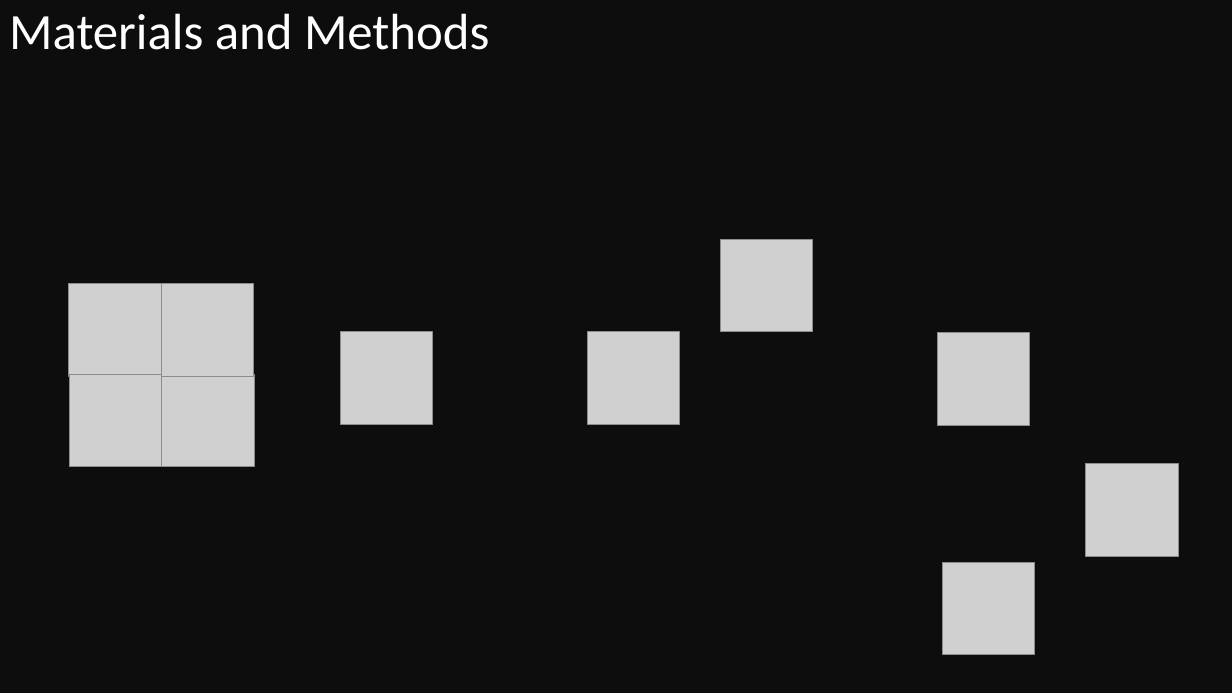
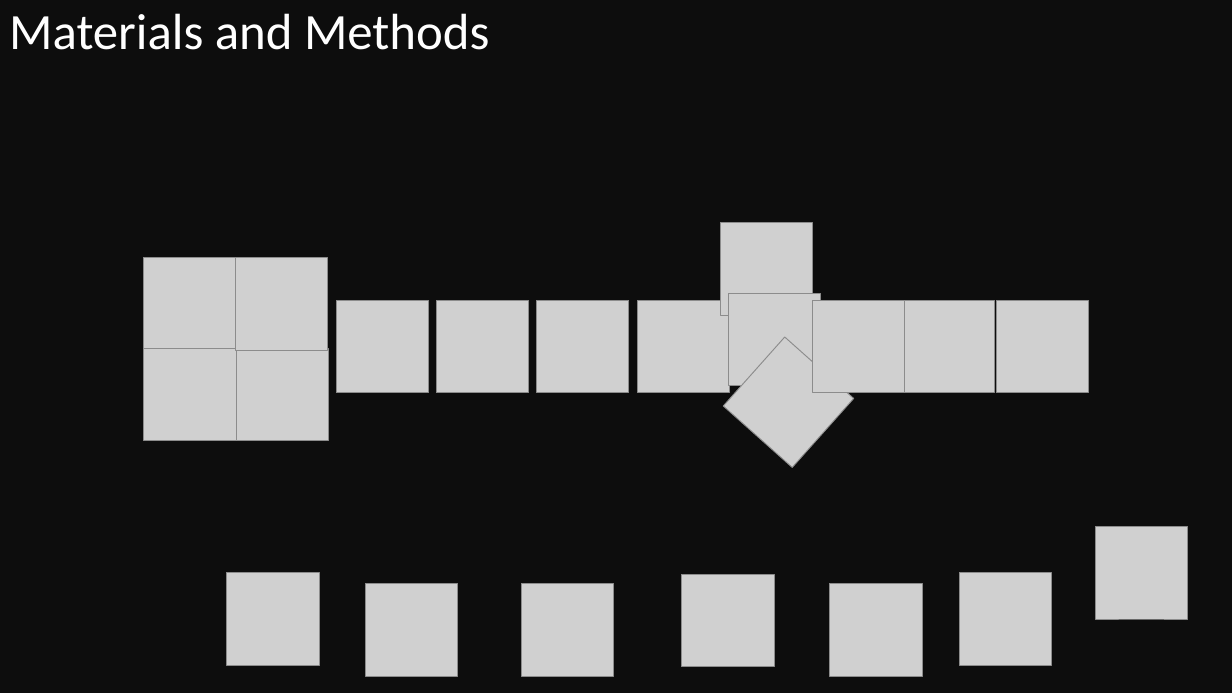
Before and after one commit to eperezme/metaboPipe, a slide deck: slide 15 of Defense/metaboPipe.pptx (slide 13 before the commit). Drawn at 1232x693 pixels with LibreOffice and Linux fonts; fonts in the diff are those of the drawing; grey boxes stand for pictures. Boxes give left, top, right and bottom in pixels: in the first picture for what was removed or moved away, otherwise in the second. Text is boxed around its words. In the diff, an @@ line names an element or a change of style, - is before the commit and + after.

Commit message:
modified material and methods

```diff
--- a/Defense/metaboPipe.pptx
+++ b/Defense/metaboPipe.pptx
@@ picture: place and size @@
-picture at (721, 239, 813, 332)
+picture at (721, 223, 813, 315)
@@ 4 pictures: place and size @@
-4 pictures at (68, 284, 254, 467)
+4 pictures at (143, 258, 329, 441)
@@ picture added at (728, 293, 821, 385) @@
@@ picture added at (336, 300, 429, 393) @@
@@ picture: place and size @@
-picture at (340, 332, 433, 424)
+picture at (436, 300, 529, 393)
@@ picture added at (537, 300, 629, 393) @@
@@ picture: place and size @@
-picture at (588, 332, 680, 424)
+picture at (638, 300, 730, 393)
@@ picture added at (812, 300, 905, 393) @@
@@ picture added at (902, 300, 994, 393) @@
@@ picture added at (996, 300, 1089, 393) @@
@@ picture added at (723, 337, 854, 467) @@
@@ picture: place and size @@
-picture at (1086, 464, 1178, 556)
+picture at (1095, 527, 1188, 619)
@@ picture: place and size @@
-picture at (938, 333, 1031, 425)
+picture at (226, 573, 319, 665)
@@ picture added at (366, 584, 458, 677) @@
@@ picture added at (521, 584, 614, 677) @@
@@ picture added at (682, 575, 775, 667) @@
@@ picture: place and size @@
-picture at (943, 562, 1035, 654)
+picture at (830, 584, 922, 677)
@@ picture added at (959, 573, 1052, 665) @@
```
Also in this commit, not shown: 2 slides added, 1 slide removed.
